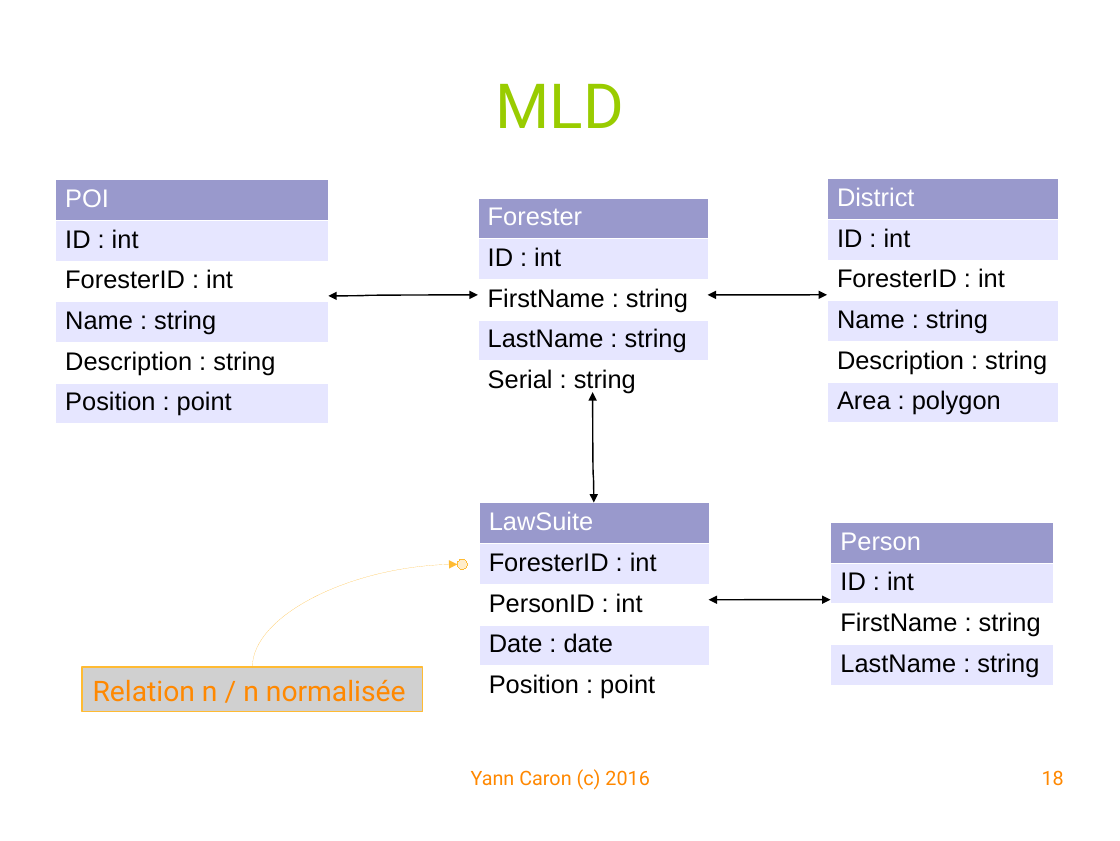
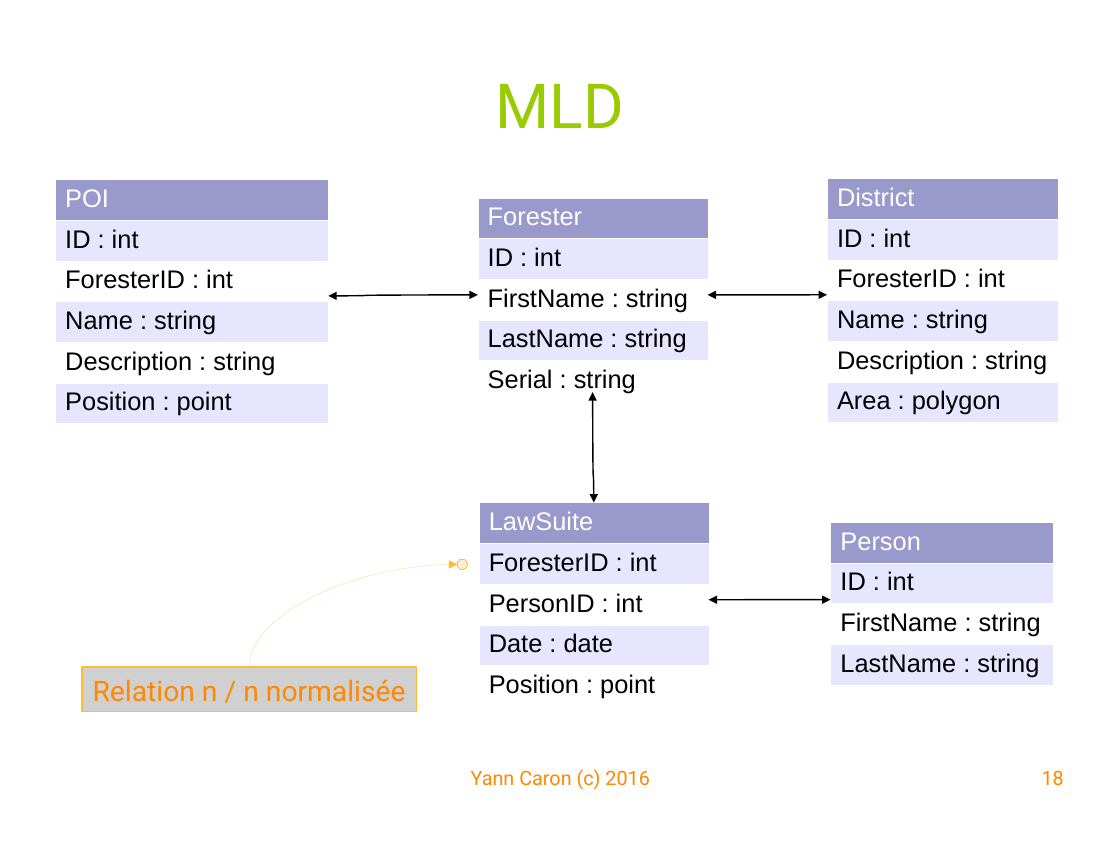
Before and after one commit to YannCaron/Android-ENSG, a slide deck: slide 18 of 10 - Spatialite.odp. Drawn at 1120x841 pixels with LibreOffice and Linux fonts; fonts in the diff are those of the drawing; grey boxes stand for pictures; background and template pictures are left out. Boxes give left, top, right and bottom in pixels: in the first picture for what was removed or moved away, otherwise in the second. Text is boxed around its words. In the diff, an @@ line names an element or a change of style, - is before the commit and + after.

```diff
--- a/10 - Spatialite.odp
+++ b/10 - Spatialite.odp
@@ curved arrow moved from (252, 667) - (457, 564) to (249, 667) - (457, 564) @@
@@ picture "Relation n / n normalisée": place and size @@
-picture "Relation n / n normalisée" at (82, 667, 423, 711)
+picture "Relation n / n normalisée" at (82, 667, 418, 711)
```
Also in this commit, not shown: 10 other slides changed, 8 other files.
